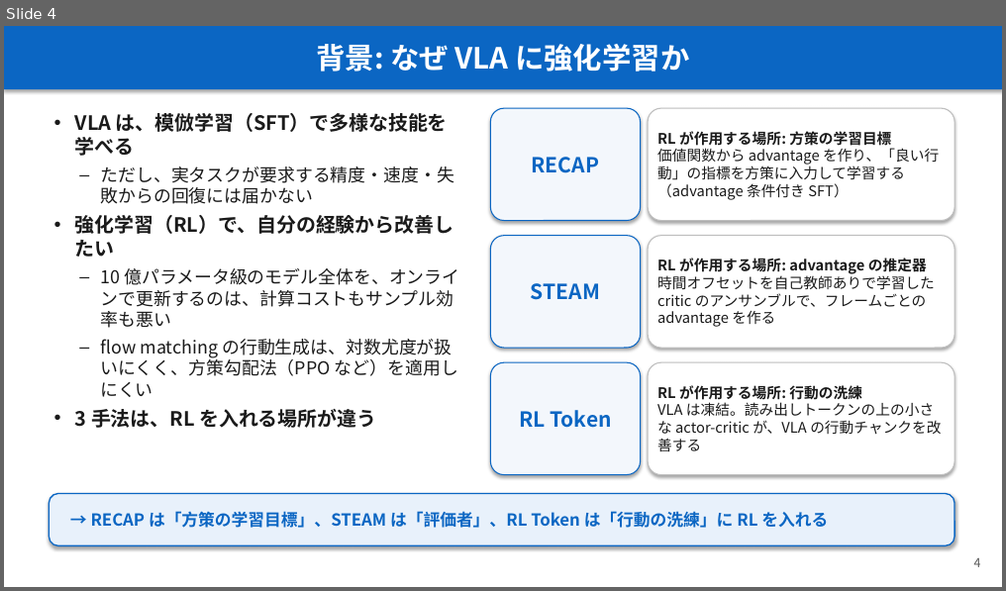
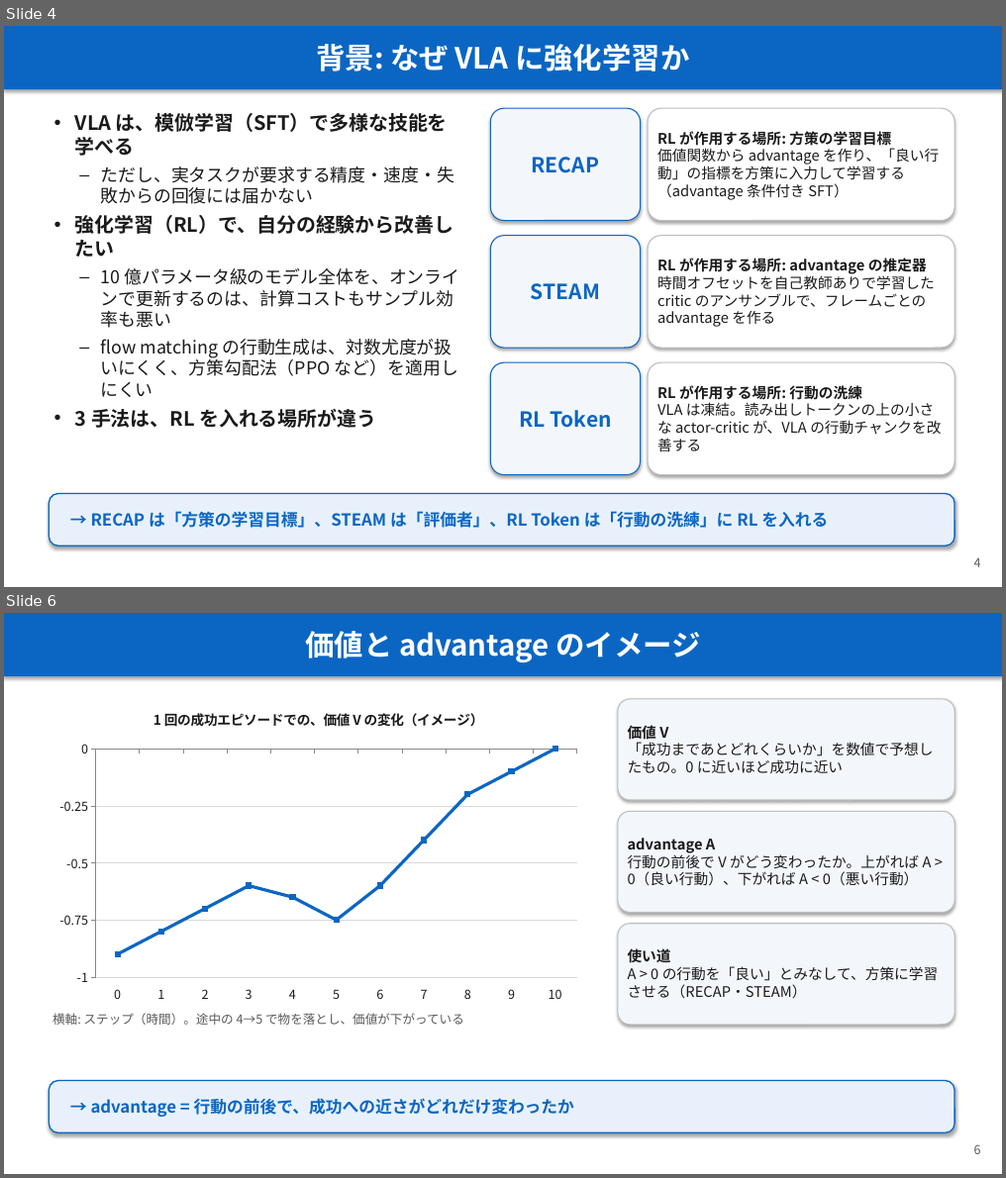
Before and after one commit to Junhand/libero_RL, a slide deck: docs/RECAP_STEAM_RLToken.pptx. Shown one above the other, each under a label of ours: slide 4 before the commit, slides 4 and 6 after it; the slides between them are not shown. The pictures are 1006x591 and 1006x1178 pixels, drawn with LibreOffice and Linux fonts; fonts in the diff are those of the drawing. Boxes give left, top, right and bottom in pixels: in the first picture for what was removed or moved away, otherwise in the second. Text is boxed around its words. In the diff, an @@ line names an element or a change of style, - is before the commit and + after.

```diff
--- a/docs/RECAP_STEAM_RLToken.pptx
+++ b/docs/RECAP_STEAM_RLToken.pptx
@@ slide 6 added at [4,613,1002,1174], background #FFFFFF @@
@@ rectangle added at [4,613,1002,676], fill #0B66C3, 28 pt, text #FFFFFF, bold @@
+価値と advantage のイメージ
@@ line chart added at [49,695,588,1010] @@
+title "1 回の成功エピソードでの、価値 V の変化（イメージ）"
+categories: 0, 1, 2, 3, 4, 5, 6, 7, 8, 9, 10
+Series 1: -0.9, -0.8, -0.7, -0.6, -0.65, -0.75, -0.6, -0.4, -0.2, -0.1, 0
@@ rounded rectangle added at [618,699,954,800], fill #F3F7FC, outline #BFBFBF 1 pt, 14 pt, text #1A1A1A @@
+価値 V
+「成功まであとどれくらいか」を数値で予想したもの。0 に近いほど成功に近い
@@ rounded rectangle added at [618,811,954,912], fill #F3F7FC, outline #BFBFBF 1 pt, 14 pt, text #1A1A1A @@
+advantage A
+行動の前後で V がどう変わったか。上がれば A > 0（良い行動）、下がれば A < 0（悪い行動）
@@ rounded rectangle added at [618,924,954,1025], fill #F3F7FC, outline #BFBFBF 1 pt, 14 pt, text #1A1A1A @@
+使い道
+A > 0 の行動を「良い」とみなして、方策に学習させる（RECAP・STEAM）
@@ text added at [53,1013,464,1025], 12 pt, text #595959 @@
+横軸: ステップ（時間）。途中の 4→5 で物を落とし、価値が下がっている
@@ rounded rectangle added at [49,1081,954,1134], fill #E8F1FB, outline #0B66C3 1.25 pt, 16 pt, text #0B66C3, bold @@
+→ advantage = 行動の前後で、成功への近さがどれだけ変わったか
@@ text added at [974,1145,981,1155], 12 pt, text #595959 @@
+6
```
Also in this commit, not shown: 12 slides changed, 9 other slides added, 1 slide removed, 1 other file.
